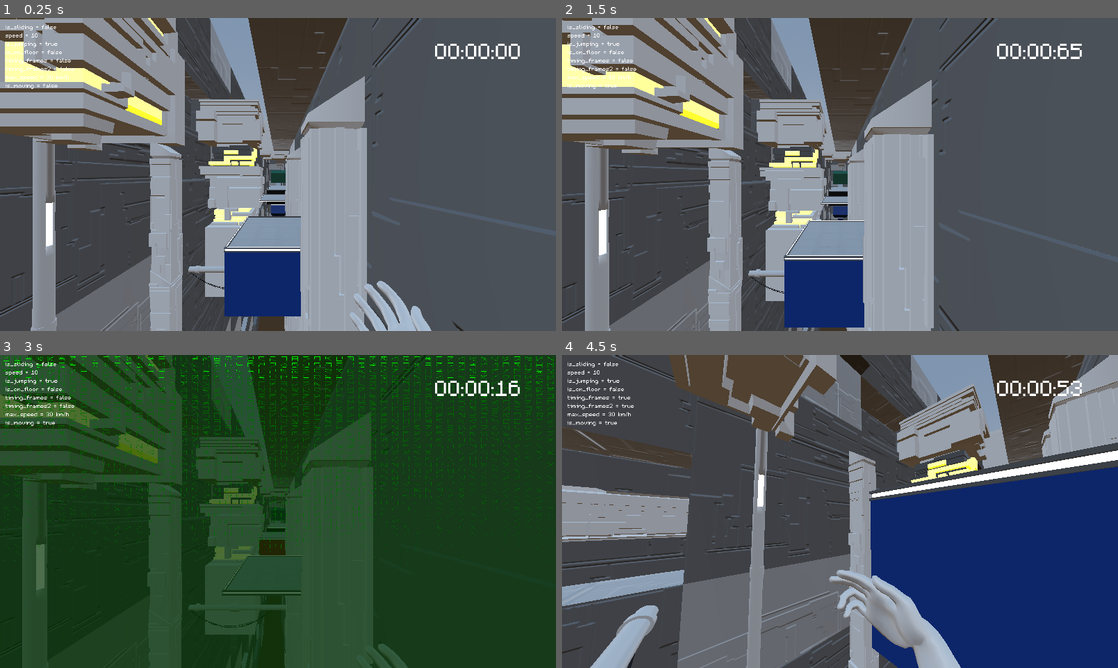
Above: before the commit, frames 1-4 (two rows, left to right).
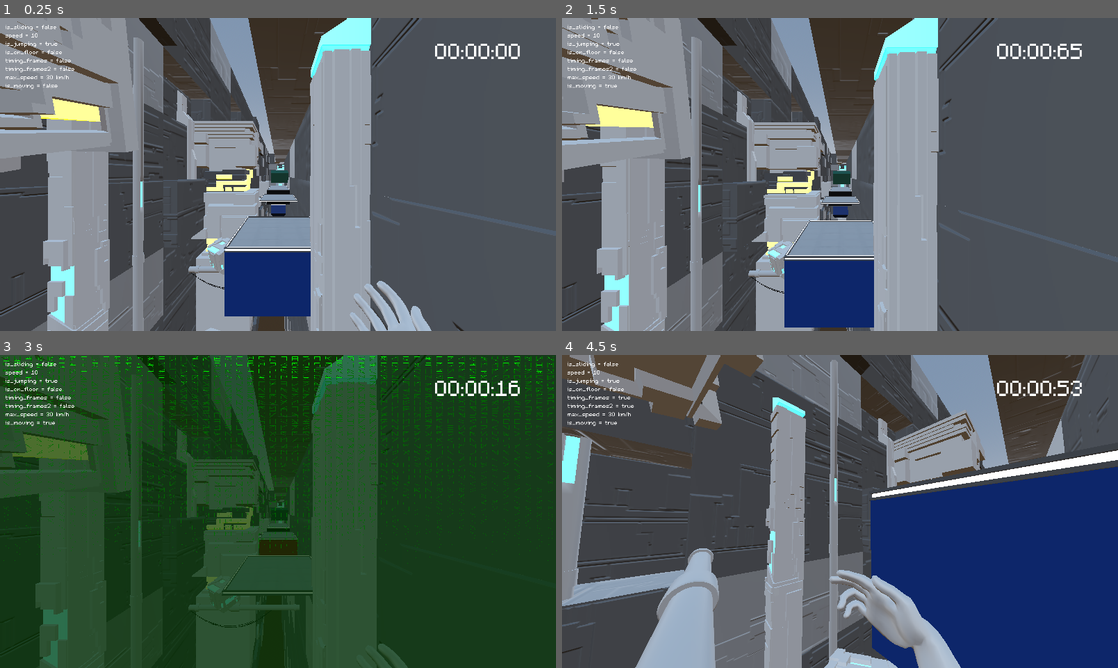
Above: after the commit, the same moments.

Repository: VanixWasTaken/Netrunner
Game: Godot game, scene res://Scenes and Scripts/Blockout_level.tscn
The game is run twice, just before and just after one commit, with the same random seed, the same clock (stepped at 60 frames per second) and the same inputs. This scene is started directly instead of the project's main scene.
Inputs (mouse positions are in pixels of both pictures, inside the frame that each line leads up to):
- Up to frame 1 (0.25 s): no input
- Up to frame 2 (1.5 s): move the mouse to (867, 174) at 0.52 s; press the mouse at (867, 174) at 0.53 s; hold W (forward) from 0.53 s (still down); tap Space (jump) at 0.77 s; move the mouse to (812, 174) at 1.27 s; release the mouse at (812, 174) at 1.28 s; right-click (812, 174) at 1.35 s
- Up to frame 3 (3 s): keep holding W (forward); tap Space (jump) at 1.52 s; move the mouse to (289, 505) at 2.02 s; hold Shift (slide) 2.03-2.78 s; move the mouse to (272, 517) at 2.77 s; click (272, 517) at 2.85 s
- Up to frame 4 (4.5 s): keep holding W (forward); tap Space (jump) at 3.02, 3.77 s; move the mouse to (878, 514) at 3.52 s; hold Right mouse button (mouse_right) 3.53-4.28 s; move the mouse to (795, 508) at 4.27 s; tap Shift (slide) at 4.35 s

The runs differ from the first frame. In frame 1, 30% of the frame differs, in the area x 0-70%, y 0-100%; in frame 2, 31%, in the area x 0-69%, y 0-100%; in frame 3, 22%; in frame 4, 28%.

Commit message:
AssetsImp01

Diff:
--- a/Assets/Mesh/fragment_cube_01.tscn
+++ b/Assets/Mesh/MeshScenes/fragment_cube_01.tscn
@@ -6,4 +6,5 @@
 [node name="FragmentCube012" instance=ExtResource("1_212nl")]
 
 [node name="FragmentCube01" parent="." index="0"]
+transform = Transform3D(2.0873, 0, 0, 0, 2.0873, 0, 0, 0, 2.0873, 0.573101, 0.575651, -0.0374651)
 surface_material_override/0 = ExtResource("2_2ld0k")
--- /dev/null
+++ b/Assets/Mesh/MeshScenes/fragment_cube_02.tscn
@@ -0,0 +1,10 @@
+[gd_scene load_steps=3 format=3 uid="uid://ccf7r4k6iwexb"]
+
+[ext_resource type="PackedScene" uid="uid://dyjpiopwyw1hp" path="res://Assets/Mesh/FragmentCube02.glb" id="1_djl1a"]
+[ext_resource type="Material" uid="uid://cb5ry2b2c4uni" path="res://Shader/Materials/EmissionGreen.tres" id="2_os3f1"]
+
+[node name="FragmentCube022" instance=ExtResource("1_djl1a")]
+
+[node name="FragmentCube02" parent="." index="0"]
+transform = Transform3D(1.30401, 0, 0, 0, 1.30401, 0, 0, 0, 1.30401, 0, 0, 0)
+surface_material_override/0 = ExtResource("2_os3f1")
--- /dev/null
+++ b/Assets/Mesh/MeshScenes/fragment_tower.tscn
@@ -0,0 +1,13 @@
+[gd_scene load_steps=3 format=3 uid="uid://c0pjws4yjjdtg"]
+
+[ext_resource type="PackedScene" uid="uid://cfpucdgs1gjok" path="res://Assets/Mesh/FragmentTower.glb" id="1_gvt1b"]
+[ext_resource type="Material" uid="uid://cb5ry2b2c4uni" path="res://Shader/Materials/EmissionGreen.tres" id="2_mbop5"]
+
+[node name="FragmentTower" instance=ExtResource("1_gvt1b")]
+
+[node name="Cube_023" parent="." index="0"]
+transform = Transform3D(0.793141, 0, 0, 0, 0.793141, 0, 0, 0, 0.793141, 0.0314183, -0.126997, 0.0791597)
+surface_material_override/0 = ExtResource("2_mbop5")
+
+[node name="Cube_025" parent="." index="1"]
+transform = Transform3D(0.793141, 0, 0, 0, 0.793141, 0, 0, 0, 0.793141, 0.0314183, -11.356, 0.0791597)
--- a/Assets/Mesh/fragment_tower_big.tscn
+++ b/Assets/Mesh/MeshScenes/fragment_tower_big.tscn
@@ -6,6 +6,9 @@
 [node name="FragmentTowerBig" instance=ExtResource("1_qm8cg")]
 transform = Transform3D(1.5, 0, 0, 0, 1.5, 0, 0, 0, 1.5, 0, 0, 0)
 
+[node name="Cube_011" parent="." index="0"]
+transform = Transform3D(2.34453, 0, 0, 0, 2.34453, 0, 0, 0, 2.34453, -0.0604719, -6.80881, 0.128501)
+
 [node name="Cube_011_RLExtr_001" parent="Cube_011" index="1"]
 surface_material_override/0 = ExtResource("3_v67hk")
 
--- /dev/null
+++ b/Assets/Mesh/MeshScenes/pillar_big.tscn
@@ -0,0 +1,8 @@
+[gd_scene load_steps=2 format=3 uid="uid://cnjx303u66fv"]
+
+[ext_resource type="PackedScene" uid="uid://b2v1bnc3mqnk0" path="res://Assets/Mesh/PillarBig.glb" id="1_tf2td"]
+
+[node name="PillarBig2" instance=ExtResource("1_tf2td")]
+
+[node name="PillarBig" parent="." index="0"]
+transform = Transform3D(0.757343, 0, 0, 0, 4.24065, 0, 0, 0, 0.757343, -0.118401, -2.6642, 0.121589)
--- /dev/null
+++ b/Assets/Mesh/MeshScenes/portal_frame.tscn
@@ -0,0 +1,13 @@
+[gd_scene load_steps=3 format=3 uid="uid://chywr35uookr3"]
+
+[ext_resource type="PackedScene" uid="uid://dhypbbr4bbi5r" path="res://Assets/Mesh/PortalFrame.glb" id="1_cc2fb"]
+[ext_resource type="Material" uid="uid://cb5ry2b2c4uni" path="res://Shader/Materials/EmissionGreen.tres" id="2_mds1b"]
+
+[node name="PortalFrame2" instance=ExtResource("1_cc2fb")]
+
+[node name="PortalInFrame" parent="." index="0"]
+transform = Transform3D(3.00057, 0, 0, 0, 3.00057, 0, 0, 0, 0.0514041, -0.518226, 3.28017, -0.15865)
+
+[node name="PortalFrame" parent="." index="1"]
+transform = Transform3D(0.305735, 0, 0, 0, 0.305735, 0, 0, 0, 0.305735, 3.12598, 0.889619, -0.0825567)
+surface_material_override/1 = ExtResource("2_mds1b")
--- a/Assets/Mesh/fragment_tower.tscn
+++ /dev/null
@@ -1,9 +0,0 @@
-[gd_scene load_steps=3 format=3 uid="uid://c0pjws4yjjdtg"]
-
-[ext_resource type="PackedScene" uid="uid://cfpucdgs1gjok" path="res://Assets/Mesh/FragmentTower.glb" id="1_gvt1b"]
-[ext_resource type="Material" uid="uid://bpnlo6jkhhd2" path="res://Shader/Materials/BaseGreyColor.tres" id="2_grb8y"]
-
-[node name="FragmentTower" instance=ExtResource("1_gvt1b")]
-
-[node name="Cube_023_RLExtr_001" parent="Cube_023" index="1"]
-surface_material_override/0 = ExtResource("2_grb8y")
--- a/Scenes and Scripts/Blockout_level.tscn
+++ b/Scenes and Scripts/Blockout_level.tscn
@@ -1,17 +1,20 @@
-[gd_scene load_steps=33 format=3 uid="uid://djhvt6wes04c8"]
+[gd_scene load_steps=36 format=3 uid="uid://djhvt6wes04c8"]
 
 [ext_resource type="PackedScene" uid="uid://bkpdmnusfa7ap" path="res://Scenes and Scripts/player.tscn" id="1_ldh5i"]
 [ext_resource type="Script" path="res://Scenes and Scripts/blockout_level.gd" id="1_yrhcu"]
 [ext_resource type="PackedScene" uid="uid://bbcdnjev6jaj" path="res://Scenes and Scripts/scene_transition.tscn" id="3_ouy7m"]
 [ext_resource type="PackedScene" uid="uid://4insc2kscl3n" path="res://Scenes and Scripts/match_end.tscn" id="4_fjml0"]
 [ext_resource type="FontFile" uid="uid://bc1ipdctbgo7s" path="res://Assets/Fonts/m5x7.ttf" id="4_lckte"]
+[ext_resource type="PackedScene" uid="uid://chywr35uookr3" path="res://Assets/Mesh/MeshScenes/portal_frame.tscn" id="6_cx068"]
 [ext_resource type="PackedScene" uid="uid://bhlu2hfqkb20a" path="res://Assets/Mesh/GroundTiles/shell_plattform.glb" id="6_recsu"]
-[ext_resource type="PackedScene" uid="uid://dhypbbr4bbi5r" path="res://Assets/Mesh/PortalFrame.glb" id="7_nkja3"]
-[ext_resource type="PackedScene" uid="uid://cfpucdgs1gjok" path="res://Assets/Mesh/FragmentTower.glb" id="9_ov6y5"]
-[ext_resource type="PackedScene" uid="uid://bfhn73k4fhjia" path="res://Assets/Mesh/fragment_cube_01.tscn" id="10_6kh0x"]
-[ext_resource type="PackedScene" uid="uid://cjhr38j5j6gga" path="res://Assets/Mesh/fragment_tower_big.tscn" id="10_hq7em"]
+[ext_resource type="PackedScene" uid="uid://bfhn73k4fhjia" path="res://Assets/Mesh/MeshScenes/fragment_cube_01.tscn" id="10_6kh0x"]
+[ext_resource type="PackedScene" uid="uid://cjhr38j5j6gga" path="res://Assets/Mesh/MeshScenes/fragment_tower_big.tscn" id="10_hq7em"]
+[ext_resource type="Material" uid="uid://cb5ry2b2c4uni" path="res://Shader/Materials/EmissionGreen.tres" id="11_fxqcc"]
+[ext_resource type="PackedScene" uid="uid://ccf7r4k6iwexb" path="res://Assets/Mesh/MeshScenes/fragment_cube_02.tscn" id="11_x35g2"]
 [ext_resource type="PackedScene" uid="uid://dre766f4rnl1q" path="res://Assets/Mesh/PipeMedium01.glb" id="11_y18g1"]
-[ext_resource type="PackedScene" uid="uid://dtdworl5sxs14" path="res://Assets/Mesh/PipeMedium02.glb" id="12_cbo3b"]
+[ext_resource type="PackedScene" uid="uid://cwskx1jjybpjt" path="res://Assets/Mesh/MeshScenes/pipe_medium_022.tscn" id="12_koo8i"]
+[ext_resource type="PackedScene" uid="uid://b2v1bnc3mqnk0" path="res://Assets/Mesh/PillarBig.glb" id="13_prxxv"]
+[ext_resource type="PackedScene" uid="uid://c0pjws4yjjdtg" path="res://Assets/Mesh/MeshScenes/fragment_tower.tscn" id="14_7ihcd"]
 
 [sub_resource type="ProceduralSkyMaterial" id="ProceduralSkyMaterial_5c3df"]
 sky_horizon_color = Color(0.64625, 0.65575, 0.67075, 1)
@@ -415,54 +418,101 @@
 
 [node name="Assets" type="Node3D" parent="."]
 
+[node name="PortalFrame2" parent="Assets" instance=ExtResource("6_cx068")]
+transform = Transform3D(-2, 0, -1.74846e-07, 0, 2, 0, 1.74846e-07, 0, -2, 65.9296, -35.343, 11.8206)
+
 [node name="shell_plattform" parent="Assets" instance=ExtResource("6_recsu")]
 transform = Transform3D(1, 0, 0, 0, 1, 0, 0, 0, 1, -3.71983, 0.761607, 9.04172)
 
-[node name="PortalFrame2" parent="Assets" instance=ExtResource("7_nkja3")]
-transform = Transform3D(2, 0, 0, 0, 2, 0, 0, 0, 2, 71.288, -47.0853, -10.548)
-
 [node name="Fragments" type="Node3D" parent="Assets"]
 
-[node name="FragmentTower" parent="Assets/Fragments" instance=ExtResource("9_ov6y5")]
-transform = Transform3D(-1, 0, -8.74228e-08, 0, 1, 0, 8.74228e-08, 0, -1, 9.72097, 3.78884, -28.1741)
-
-[node name="FragmentTower2" parent="Assets/Fragments" instance=ExtResource("9_ov6y5")]
-transform = Transform3D(-1, 0, -8.74228e-08, 0, 1, 0, 8.74228e-08, 0, -1, 9.72097, 3.78884, -11.5171)
-
 [node name="FragmentTowerBig" parent="Assets/Fragments" instance=ExtResource("10_hq7em")]
-transform = Transform3D(1.5, 0, 0, 0, 1.5, 0, 0, 0, 1.5, -2.53993, 0, -4.9212)
-
-[node name="FragmentTower3" parent="Assets/Fragments" instance=ExtResource("9_ov6y5")]
-transform = Transform3D(1, 0, 0, 0, 1, 0, 0, 0, 1, -20.7425, 3.78884, 3.71486)
-
-[node name="FragmentTower4" parent="Assets/Fragments" instance=ExtResource("9_ov6y5")]
-transform = Transform3D(1, 0, 0, 0, -4.37114e-08, 1, 0, -1, -4.37114e-08, -22.913, 16.231, 3.715)
+transform = Transform3D(1.5, 0, 0, 0, 1.5, 0, 0, 0, 1.5, -8.61156, 0, -20.7224)
 
 [node name="FragmentTowerBig2" parent="Assets/Fragments" instance=ExtResource("10_hq7em")]
-transform = Transform3D(1.5, 0, 0, 0, -6.55671e-08, -1.5, 0, 1.5, -6.55671e-08, 4.06984, -1.14955, -55.9224)
+transform = Transform3D(1.5, 0, 0, 0, -6.55671e-08, -1.5, 0, 1.5, -6.55671e-08, -11.621, -1.14955, -115.713)
 
 [node name="FragmentTowerBig3" parent="Assets/Fragments" instance=ExtResource("10_hq7em")]
-transform = Transform3D(1.5, 0, 0, 0, -6.55671e-08, -1.5, 0, 1.5, -6.55671e-08, -8.45276, -25.3319, -74.2037)
-
-[node name="FragmentTower5" parent="Assets/Fragments" instance=ExtResource("9_ov6y5")]
-transform = Transform3D(-1, 0, -8.74228e-08, 0, 1, 0, 8.74228e-08, 0, -1, 9.72097, 3.78884, -24.0394)
+transform = Transform3D(1.49086, 0.16533, -7.22681e-09, 0, -6.55671e-08, -1.5, -0.16533, 1.49086, -6.51676e-08, -15.6223, -3.68708, -60.1055)
 
 [node name="FragmentCube012" parent="Assets/Fragments" instance=ExtResource("10_6kh0x")]
-transform = Transform3D(1, 0, 0, 0, 1, 0, 0, 0, 1, -11.3753, 8.33237, 8.85083)
+transform = Transform3D(0.97237, 0.0505268, 0.227912, 0, 0.976296, -0.21644, -0.233445, 0.210459, 0.949321, -8.9653, 9.83448, 4.47658)
 
 [node name="FragmentCube013" parent="Assets/Fragments" instance=ExtResource("10_6kh0x")]
-transform = Transform3D(0.525544, 0, 0.278978, 0, 0.595, 0, -0.278978, 0, 0.525544, -8.27879, 6.28393, 12.806)
+transform = Transform3D(0.525544, 0, 0.278978, 0, 0.595, 0, -0.278978, 0, 0.525544, -8.27879, 8.49693, 12.806)
+
+[node name="FragmentCube022" parent="Assets/Fragments" instance=ExtResource("11_x35g2")]
+transform = Transform3D(1.26937, 0.859208, 0.458774, 0, 0.753619, -1.4114, -0.974018, 1.11974, 0.597886, -7.2072, -7.24746, -4.74851)
+
+[node name="FragmentCube023" parent="Assets/Fragments" instance=ExtResource("11_x35g2")]
+transform = Transform3D(0.741923, -0.584748, 0.100596, -0.0674184, -0.243103, -0.915891, 0.589495, 0.708146, -0.231354, -7.99752, -2.65207, -15.1177)
+
+[node name="FragmentCube024" parent="Assets/Fragments" instance=ExtResource("11_x35g2")]
+transform = Transform3D(0.560333, 1.41358, -0.497801, 0, -0.531458, -1.50915, -1.49868, 0.528517, -0.18612, -8.18073, -7.24746, -38.3755)
+
+[node name="FragmentCube014" parent="Assets/Fragments" instance=ExtResource("10_6kh0x")]
+transform = Transform3D(0.522768, -0.410806, 0.116523, 0.103509, 0.300612, 0.595436, -0.414276, -0.443279, 0.29581, -8.7556, 10.7623, -38.5547)
+
+[node name="FragmentTowerBig4" parent="Assets/Fragments" instance=ExtResource("10_hq7em")]
+transform = Transform3D(1.5, 0, 0, 0, 1.5, 0, 0, 0, 1.5, 1.45158, -13.8438, -82.952)
+
+[node name="Cube_011_RLExtr_001" parent="Assets/Fragments/FragmentTowerBig4/Cube_011" index="1"]
+surface_material_override/0 = ExtResource("11_fxqcc")
+
+[node name="Cube_011_RLExtr_002" parent="Assets/Fragments/FragmentTowerBig4/Cube_011" index="2"]
+surface_material_override/0 = ExtResource("11_fxqcc")
+
+[node name="FragmentTowerBig5" parent="Assets/Fragments" instance=ExtResource("10_hq7em")]
+transform = Transform3D(1.5, 0, 0, 0, 1.5, 0, 0, 0, 1.5, 1.45158, 4.55227, -82.952)
+
+[node name="Cube_011_RLExtr_001" parent="Assets/Fragments/FragmentTowerBig5/Cube_011" index="1"]
+surface_material_override/0 = ExtResource("11_fxqcc")
+
+[node name="Cube_011_RLExtr_002" parent="Assets/Fragments/FragmentTowerBig5/Cube_011" index="2"]
+surface_material_override/0 = ExtResource("11_fxqcc")
+
+[node name="FragmentTowerBig6" parent="Assets/Fragments" instance=ExtResource("10_hq7em")]
+transform = Transform3D(2.73, 0, 0, 0, 2.73, 0, 0, 0, 2.73, 16.5359, -43.0368, -148.978)
+
+[node name="FragmentTowerBig7" parent="Assets/Fragments" instance=ExtResource("10_hq7em")]
+transform = Transform3D(2.73, 0, 0, 0, 2.73, 0, 0, 0, 2.73, 16.5359, -9.39661, -148.978)
+
+[node name="FragmentTowerBig8" parent="Assets/Fragments" instance=ExtResource("10_hq7em")]
+transform = Transform3D(2.73, 0, 0, 0, 2.73, 0, 0, 0, 2.73, 16.5359, -43.0368, -204.805)
+
+[node name="FragmentTowerBig9" parent="Assets/Fragments" instance=ExtResource("10_hq7em")]
+transform = Transform3D(2.73, 0, 0, 0, 2.73, 0, 0, 0, 2.73, 16.5359, -9.39661, -204.805)
 
 [node name="Pipes" type="Node3D" parent="Assets"]
 
 [node name="PipeMedium012" parent="Assets/Pipes" instance=ExtResource("11_y18g1")]
-transform = Transform3D(1.27, 0, 0, 0, 1.27, 0, 0, 0, 1.27, -6.06811, 0.903919, 3.70813)
+transform = Transform3D(1.27, 0, 0, 0, 1.27, 0, 0, 0, 1.27, -6.06811, 3.14544, 2.0541)
 
 [node name="PipeMedium013" parent="Assets/Pipes" instance=ExtResource("11_y18g1")]
 transform = Transform3D(1.27, 0, 0, 0, 1.27, 0, 0, 0, 1.27, -6.06811, -2.91303, -15.612)
 
-[node name="PipeMedium022" parent="Assets/Pipes" instance=ExtResource("12_cbo3b")]
-transform = Transform3D(1, 0, 0, 0, 1, 0, 0, 0, 1, -5.07735, -1.77644, 3.11562)
+[node name="PipeMedium023" parent="Assets/Pipes" instance=ExtResource("12_koo8i")]
+transform = Transform3D(1, 0, 0, 0, 1, 0, 0, 0, 1, -4.89901, -1.0024, -2.23432)
+
+[node name="PipeMedium022" parent="Assets/Pipes" instance=ExtResource("12_koo8i")]
+transform = Transform3D(1, 0, 0, 0, 1, 0, 0, 0, 1, -6.8376, -1.14892, 9.55512)
+
+[node name="PipeMedium024" parent="Assets/Pipes" instance=ExtResource("12_koo8i")]
+transform = Transform3D(1, 0, 0, 0, 1, 0, 0, 0, 1, -6.8376, -1.14892, 11.522)
+
+[node name="PipeMedium025" parent="Assets/Pipes" instance=ExtResource("12_koo8i")]
+transform = Transform3D(1, 0, 0, 0, 1, 0, 0, 0, 1, -6.8376, -1.14892, 13.504)
+
+[node name="Pillar" type="Node3D" parent="Assets"]
+
+[node name="PillarBig2" parent="Assets/Pillar" instance=ExtResource("13_prxxv")]
+transform = Transform3D(1, 0, 0, 0, 1, 0, 0, 0, 1, -4.86447, 8.56461, -10.992)
+
+[node name="FragmentTower" parent="Assets/Pillar" instance=ExtResource("14_7ihcd")]
+transform = Transform3D(1, 0, 0, 0, 1, 0, 0, 0, 1, -12.07, 0, -2.05475)
+
+[node name="FragmentTower2" parent="Assets/Pillar" instance=ExtResource("14_7ihcd")]
+transform = Transform3D(-1, 0, -8.74228e-08, 0, 1, 0, 8.74228e-08, 0, -1, 0.780349, 0.22543, 1.77352)
 
 [connection signal="body_entered" from="DeathArea" to="." method="_on_death_area_body_entered"]
 [connection signal="body_entered" from="Goal" to="." method="_on_goal_body_entered"]
@@ -470,3 +520,6 @@
 [editable path="SceneTransition"]
 [editable path="Goal/WinScreen/MatchEnd"]
 [editable path="Assets/shell_plattform"]
+[editable path="Assets/Fragments/FragmentTowerBig4"]
+[editable path="Assets/Fragments/FragmentTowerBig5"]
+[editable path="Assets/Pillar/FragmentTower2"]
Renamed: Assets/Mesh/pipe_medium_022.tscn -> Assets/Mesh/MeshScenes/pipe_medium_022.tscn
